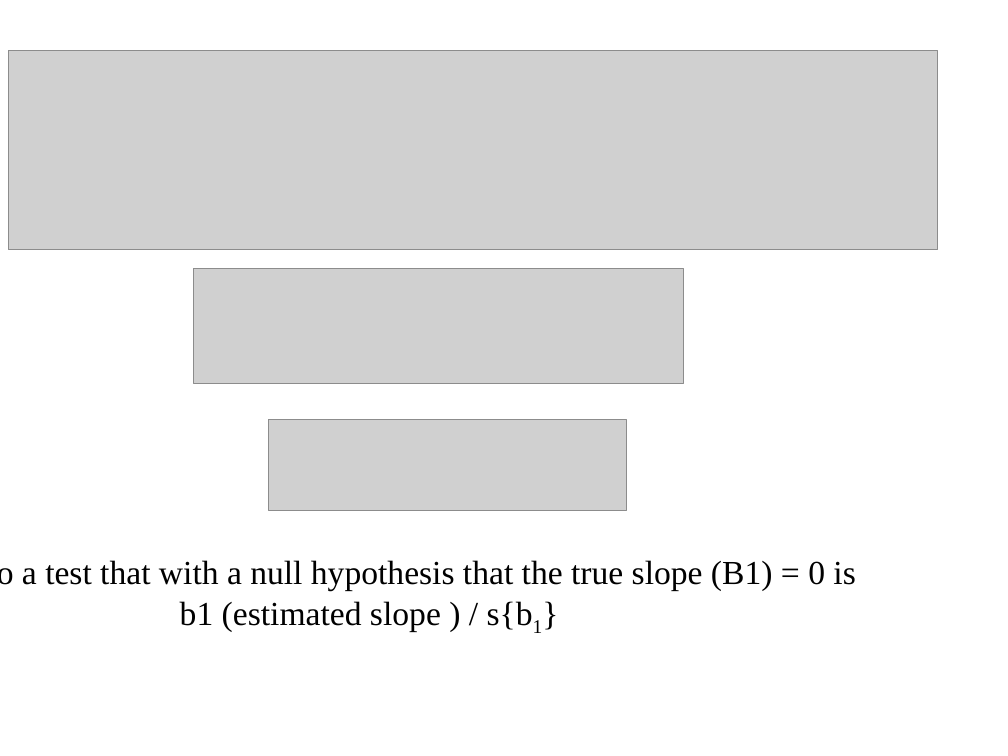
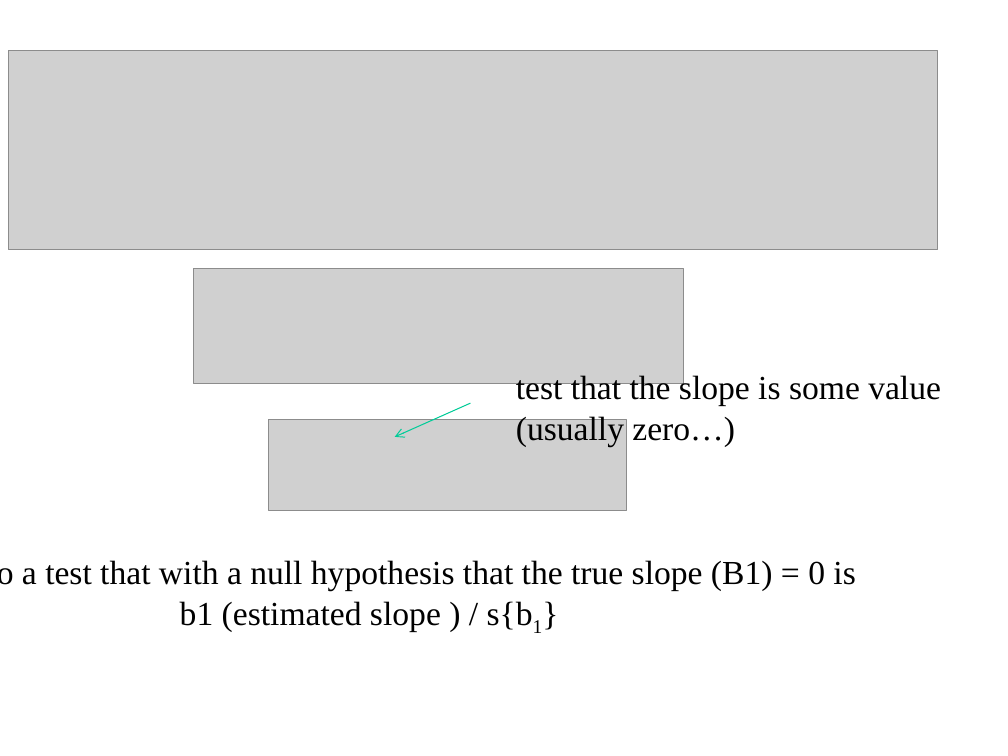
Before and after one commit to afodor/afodor.github.io, a slide deck: slide 54 of classes/stats2016/Lecture14.ppt. Drawn at 1008x756 pixels with LibreOffice and Linux fonts; fonts in the diff are those of the drawing; grey boxes stand for pictures. Boxes give left, top, right and bottom in pixels: in the first picture for what was removed or moved away, otherwise in the second. Text is boxed around its words. In the diff, an @@ line names an element or a change of style, - is before the commit and + after.

```diff
--- a/classes/stats2016/Lecture14.ppt
+++ b/classes/stats2016/Lecture14.ppt
@@ text added at (516, 373, 941, 446), 24 pt, text #000000 @@
+test that the slope is some value
+(usually zero…)
@@ arrow added from (471, 403) to (395, 436), #00CC98 0.74 pt @@
```
Also in this commit, not shown: 3 other slides changed, 1 other file.
